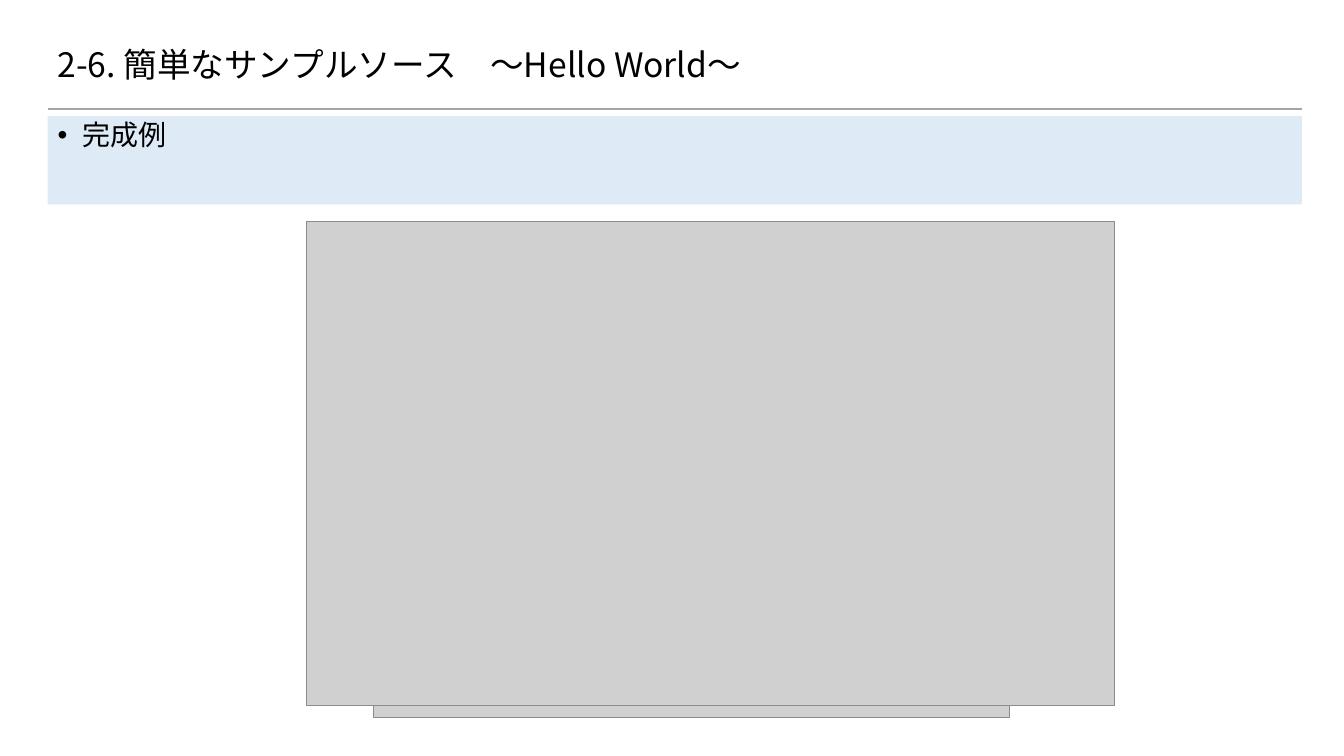
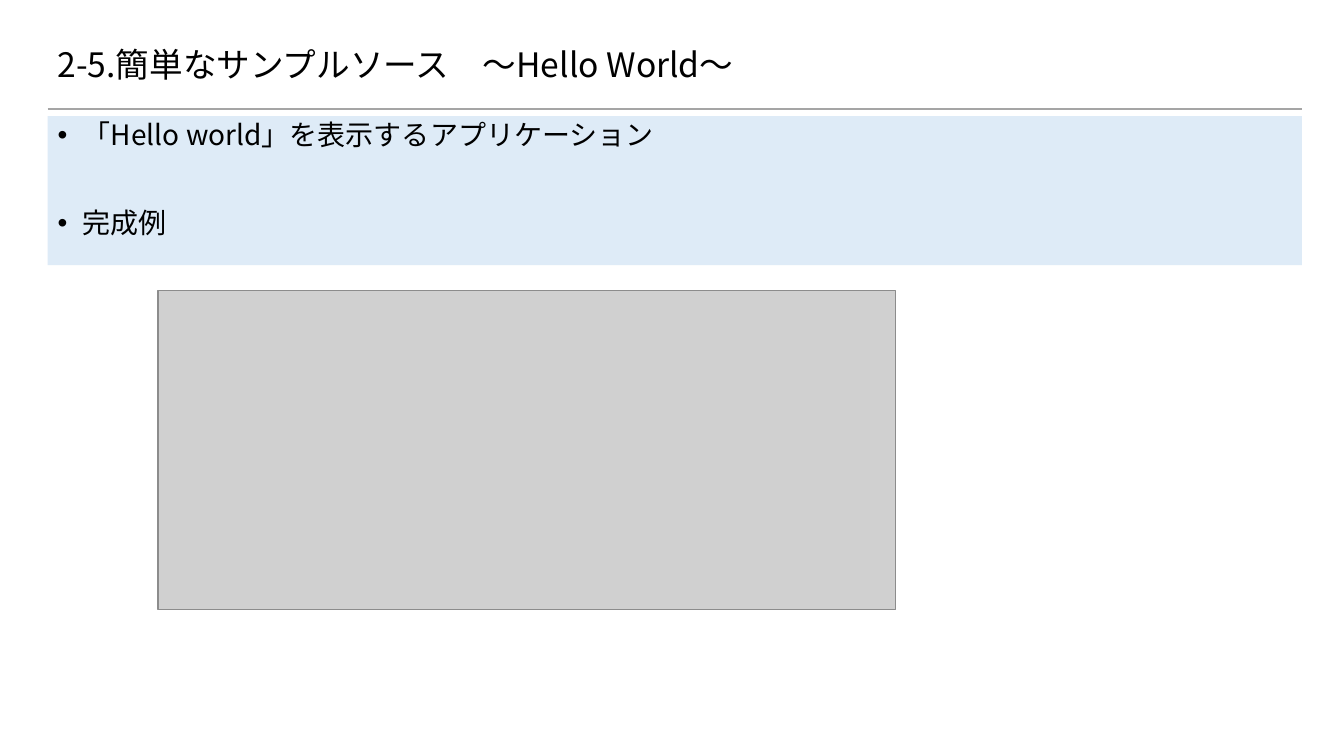
Before and after one commit to 2018SYSTEMI34/diary, a slide deck: slide 2 of doc/02_SlideShare/01.ネタ/２_Reactの基礎/2-6_簡単なサンプルソース.pptx. Drawn at 1344x756 pixels with LibreOffice and Linux fonts; fonts in the diff are those of the drawing; grey boxes stand for pictures; background and template pictures are left out. Boxes give left, top, right and bottom in pixels: in the first picture for what was removed or moved away, otherwise in the second. Text is boxed around its words. In the diff, an @@ line names an element or a change of style, - is before the commit and + after.

```diff
--- a/doc/02_SlideShare/01.ネタ/２_Reactの基礎/2-6_簡単なサンプルソース.pptx
+++ b/doc/02_SlideShare/01.ネタ/２_Reactの基礎/2-6_簡単なサンプルソース.pptx
@@ title at (x1=58, y1=48, x2=734, y2=80): text changed @@
-2-6. 簡単なサンプルソース ～Hello World～
+2-5.簡単なサンプルソース ～Hello World～
@@ text "「Hello world」を表示するアプリケーション" resized from (x1=47, y1=116, x2=1302, y2=204) to (x1=47, y1=116, x2=1302, y2=265) @@
@@ text at (x1=83, y1=121, x2=654, y2=148): paragraph added @@
+• 「Hello world」を表示するアプリケーション
@@ picture removed at (x1=373, y1=221, x2=1010, y2=717) @@
@@ picture resized from (x1=307, y1=221, x2=1115, y2=706) to (x1=158, y1=291, x2=896, y2=610) @@
```
Also in this commit, not shown: 8 other slides changed, 2 slides added.
